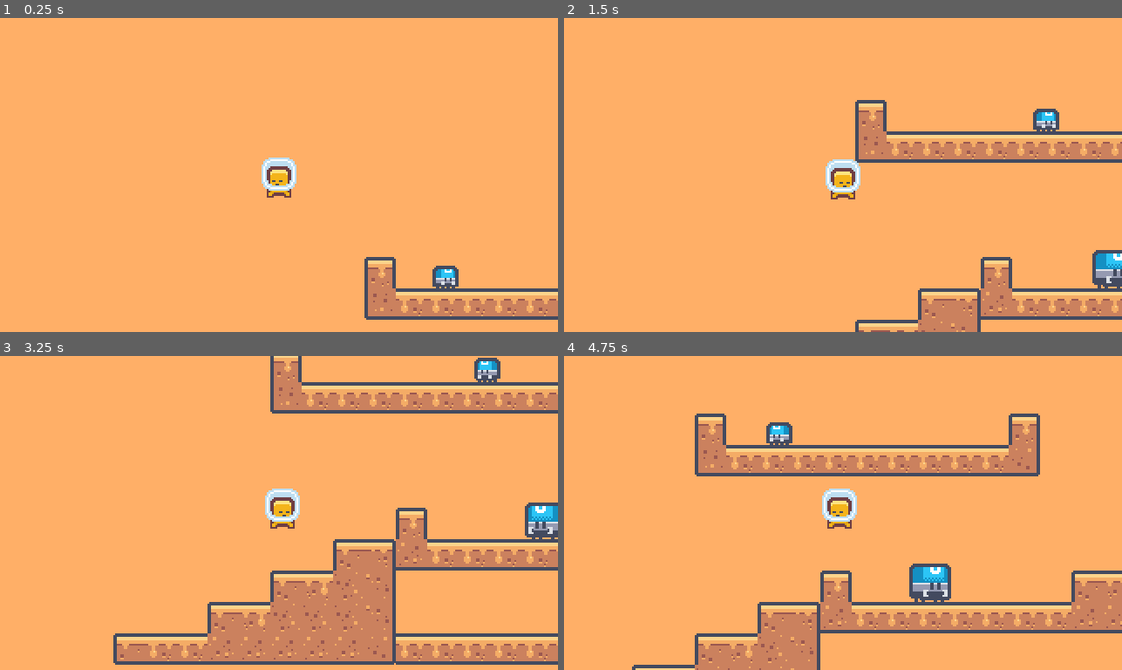
Above: before the commit, frames 1-4 (two rows, left to right).
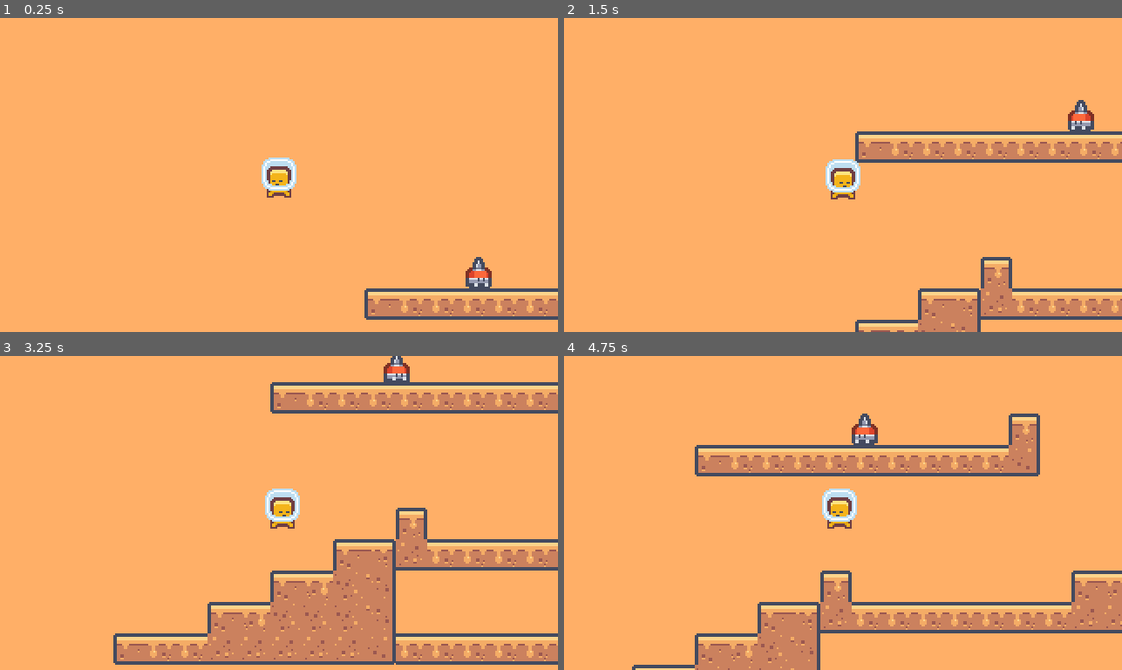
Above: after the commit, the same moments.

Repository: deoshreyas/Just-Another-Platformer
Game: Godot game, scene res://Scenes/level_1.tscn
Two runs of this game, one before a commit and one after it. Both use one fixed random seed, a clock stepped at 60 frames per second and the inputs below.
Inputs:
- Up to frame 1 (0.25 s): no input
- Up to frame 2 (1.5 s): hold Right (right) from 0.53 s (still down); tap Up (up) at 0.77 s
- Up to frame 3 (3.25 s): tap Up (up) at 1.52, 3.02 s; release Right (right) at 2.03 s; hold Left (left) 2.03-2.78 s; hold Right (right) from 2.78 s (still down)
- Up to frame 4 (4.75 s): tap Up (up) at 3.77, 4.52 s; release Right (right) at 4.28 s; hold Left (left) from 4.28 s (still down)

The runs differ from the first frame. In frame 1, 1.4% of the frame differs, in the area x 65-89%, y 76-95%; in frame 2, 2.0%; in frame 3, 1.9%; in frame 4, 2.2%, in the area x 23-70%, y 18-79%.

Commit message:
Create the walking spike enemy and fix bugs in state changing from walk to attack

Diff:
--- a/Scenes/level_1.tscn
+++ b/Scenes/level_1.tscn
@@ -1,16 +1,14 @@
-[gd_scene load_steps=7 format=3 uid="uid://8jv31iwvqwqv"]
+[gd_scene load_steps=5 format=3 uid="uid://8jv31iwvqwqv"]
 
 [ext_resource type="PackedScene" uid="uid://ogo80smhttn0" path="res://Scenes/level_base.tscn" id="1_fid8e"]
 [ext_resource type="PackedScene" uid="uid://5ioq7mivvm65" path="res://Scenes/moving_platform.tscn" id="2_36o3i"]
 [ext_resource type="PackedScene" uid="uid://cdtr1m3cu8st3" path="res://Scenes/FallingSpikes.tscn" id="3_1k2cv"]
-[ext_resource type="PackedScene" uid="uid://b3mvop7mugb2w" path="res://Scenes/big_walking_enemy.tscn" id="4_2e463"]
-[ext_resource type="PackedScene" uid="uid://bdxxlrsh5b4tu" path="res://Scenes/small_walking_enemy.tscn" id="5_rp06w"]
-[ext_resource type="PackedScene" uid="uid://c3tlrf0mwrlp5" path="res://Scenes/flying_enemy.tscn" id="6_ncjii"]
+[ext_resource type="PackedScene" uid="uid://b7e7knpofcwnh" path="res://Scenes/spike_walking_enemy.tscn" id="4_konn1"]
 
 [node name="Level1" instance=ExtResource("1_fid8e")]
 
 [node name="TileMap" parent="." index="0"]
-layer_0/tile_data = PackedInt32Array(327701, 0, 0, 327703, 0 …(1640 unchanged characters)… 08, 3, 393233, 131072, 3, 65540, 65536, 3, 65541, 131072, 0, 65542, 131072, 0, 65543, 131072, 0, 65544, 131072, 0, 65545, 131072, 0, 65546, 131072, 0, 65547, 131072, 0, 65548, 131072, 0, 65549, 131072, 0, 65550, 196608, 3, 14, 0, 1, 4, 0, 1)
+layer_0/tile_data = PackedInt32Array(327701, 0, 0, 327703, 0 …(1640 unchanged characters)… 08, 3, 393233, 131072, 3, 65540, 65536, 0, 65541, 131072, 0, 65542, 131072, 0, 65543, 131072, 0, 65544, 131072, 0, 65545, 131072, 0, 65546, 131072, 0, 65547, 131072, 0, 65548, 131072, 0, 65549, 131072, 0, 65550, 196608, 3, 14, 0, 1)
 
 [node name="Player" parent="." index="1"]
 position = Vector2(23, -64)
@@ -19,8 +17,7 @@
 position = Vector2(737, 170)
 
 [node name="PathFollow2D" parent="MovingPlatform" index="0"]
-position = Vector2(0, 0)
-progress = 0.0
+position = Vector2(64.4803, 0.520002)
 
 [node name="AnimatableBody2D" parent="MovingPlatform" index="1"]
 position = Vector2(64.4803, 0.520004)
@@ -31,15 +28,8 @@
 [node name="RayCast2D" parent="FallingSpikes" index="2"]
 target_position = Vector2(0, 85)
 
-[node name="BigWalkingEnemy" parent="." index="5" instance=ExtResource("4_2e463")]
-position = Vector2(217, 97)
-
-[node name="SmallWalkingEnemy" parent="." index="6" instance=ExtResource("5_rp06w")]
-position = Vector2(110, 7)
-
-[node name="FlyingEnemy" parent="." index="7" instance=ExtResource("6_ncjii")]
-position = Vector2(355, 25)
-AnimationType = 1
+[node name="SpikeWalkingEnemy" parent="." index="5" instance=ExtResource("4_konn1")]
+position = Vector2(112, 7)
 
 [editable path="MovingPlatform"]
 [editable path="FallingSpikes"]
--- a/Scenes/spike_walking_enemy.tscn
+++ b/Scenes/spike_walking_enemy.tscn
@@ -1,7 +1,8 @@
-[gd_scene load_steps=7 format=3 uid="uid://b7e7knpofcwnh"]
+[gd_scene load_steps=10 format=3 uid="uid://b7e7knpofcwnh"]
 
 [ext_resource type="Script" path="res://Scripts/spike_walking_enemy.gd" id="1_k40fk"]
 [ext_resource type="Texture2D" uid="uid://7bur0rser04" path="res://Assets/Sprites/tilemap-characters_packed.png" id="1_uf0x0"]
+[ext_resource type="PackedScene" uid="uid://j2e06uxookwg" path="res://Scenes/hitbox.tscn" id="3_8kdfd"]
 
 [sub_resource type="AtlasTexture" id="AtlasTexture_2r1pi"]
 atlas = ExtResource("1_uf0x0")
@@ -37,7 +38,14 @@
 "speed": 5.0
 }]
 
+[sub_resource type="RectangleShape2D" id="RectangleShape2D_qaag2"]
+size = Vector2(7, 7)
+
+[sub_resource type="RectangleShape2D" id="RectangleShape2D_pj13x"]
+size = Vector2(15, 9)
+
 [node name="SpikeWalkingEnemy" type="CharacterBody2D"]
+z_index = -1
 script = ExtResource("1_k40fk")
 
 [node name="AnimatedSprite2D" type="AnimatedSprite2D" parent="."]
@@ -46,6 +54,8 @@
 autoplay = "walk"
 
 [node name="AttackTimer" type="Timer" parent="."]
+wait_time = 5.0
+autostart = true
 
 [node name="Left" type="RayCast2D" parent="."]
 rotation = 1.5708
@@ -62,3 +72,20 @@
 [node name="Down2" type="RayCast2D" parent="."]
 position = Vector2(14, 0)
 target_position = Vector2(0, 20)
+
+[node name="Hitbox2" parent="." instance=ExtResource("3_8kdfd")]
+
+[node name="CollisionShape2D" parent="Hitbox2" index="0"]
+position = Vector2(-0.5, -2.5)
+shape = SubResource("RectangleShape2D_qaag2")
+
+[node name="Hitbox" parent="." instance=ExtResource("3_8kdfd")]
+
+[node name="CollisionShape2D" parent="Hitbox" index="0"]
+position = Vector2(-0.5, 7.5)
+shape = SubResource("RectangleShape2D_pj13x")
+
+[connection signal="timeout" from="AttackTimer" to="." method="_on_attack_timer_timeout"]
+
+[editable path="Hitbox2"]
+[editable path="Hitbox"]
--- a/Scripts/spike_walking_enemy.gd
+++ b/Scripts/spike_walking_enemy.gd
@@ -1,5 +1,8 @@
 extends CharacterBody2D
 
+@export var SPEED = 100
+
+@onready var sprite = $AnimatedSprite2D
 @onready var left = $Left
 @onready var right = $Right
 @onready var down1 = $Down1
@@ -7,6 +10,29 @@
 
 var direction = Vector2.LEFT
 
+var attack = false:
+	get:
+		return attack
+	set(value):
+		attack = value
+		if attack:
+			sprite.play("attack")
+			position.y += 10
+			SPEED = 0
+		else:
+			position.y -= 10
+			sprite.play("walk")
+			SPEED = 100
+
 func _physics_process(_delta):
 	if left.is_colliding() or not down1.is_colliding():
 		direction = Vector2.RIGHT
+		sprite.flip_h = true
+	elif right.is_colliding() or not down2.is_colliding():
+		direction = Vector2.LEFT
+		sprite.flip_h = false
+	velocity = SPEED * direction
+	move_and_slide()
+
+func _on_attack_timer_timeout():
+	attack = false if attack else true
